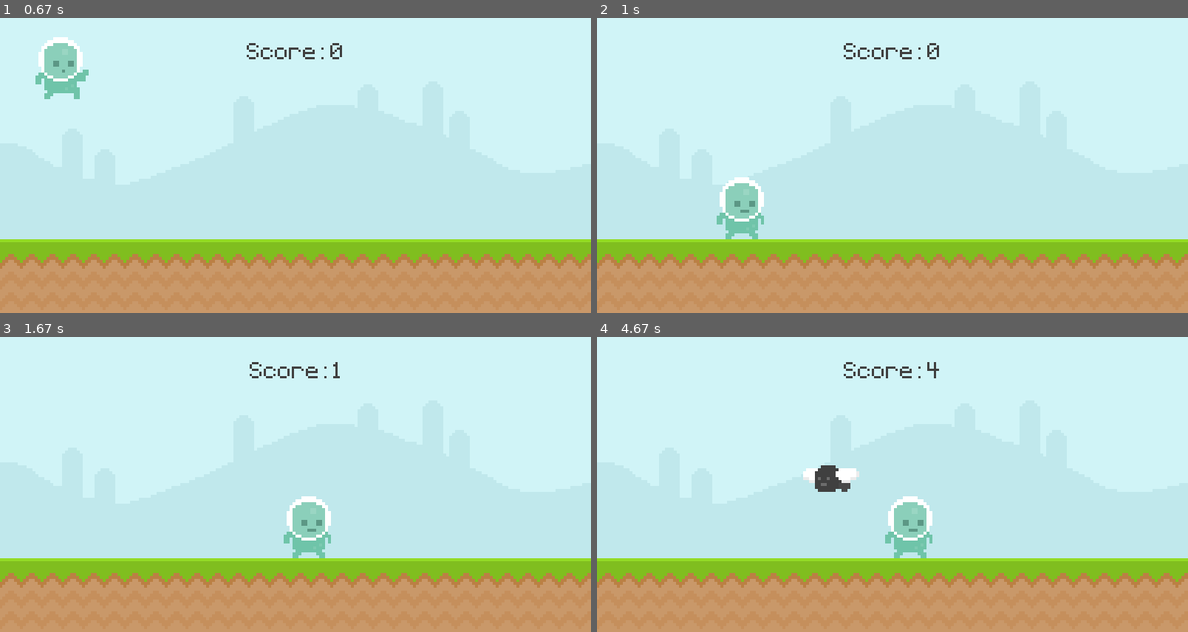
Above: before the commit, frames 1-4 (two rows, left to right).
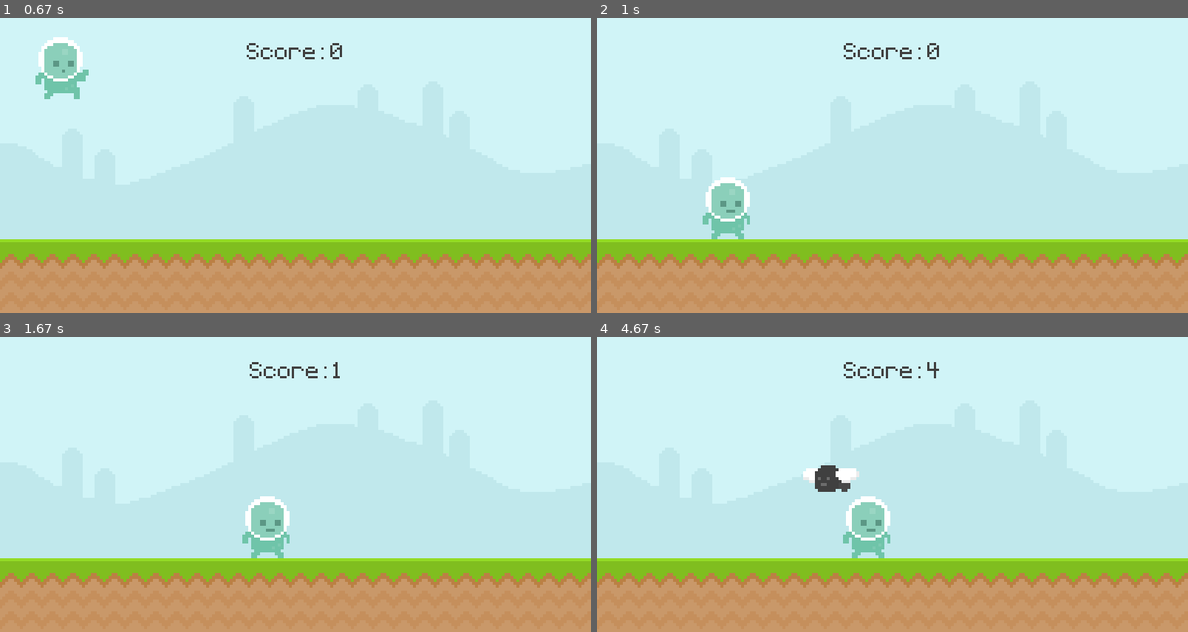
Above: after the commit, the same moments.

Repository: liverblu/ict002python
Game: pygame game, started from 점프까지구현.py
The game is run twice, just before and just after one commit, with the same random seed, the same clock (stepped at 60 frames per second) and the same inputs.
Inputs:
- Up to frame 1 (0.67 s): tap Space at 0.33 s
- Up to frame 2 (1 s): hold Right from 0.67 s (still down)
- Up to frame 3 (1.67 s): release Right at 1.13 s; hold Right 1.17-1.63 s
- Up to frame 4 (4.67 s): hold Left 1.67-2.2 s; hold Left 2.23-2.63 s; hold Right 2.67-3.3 s; hold Left 3.33-3.8 s; hold Right 3.83-4.3 s; hold Right from 4.33 s (still down)

Frame 1 is identical in both runs. In frame 2, 1.3% of the frame differs, in the area x 17-29%, y 54-75%; in frame 3, 2.4%; in frame 4, 2.4%, in the area x 41-57%, y 54-75%.

Commit message:
Update 점프까지구현.py

Diff:
--- a/점프까지구현.py
+++ b/점프까지구현.py
@@ -19,7 +19,7 @@
 		self.jump_sound.set_volume(0.5)
 
         # 추가: 이동 속도
-		self.speed = 6
+		self.speed = 5
 
 	def player_input(self):
 		keys = pygame.key.get_pressed()
